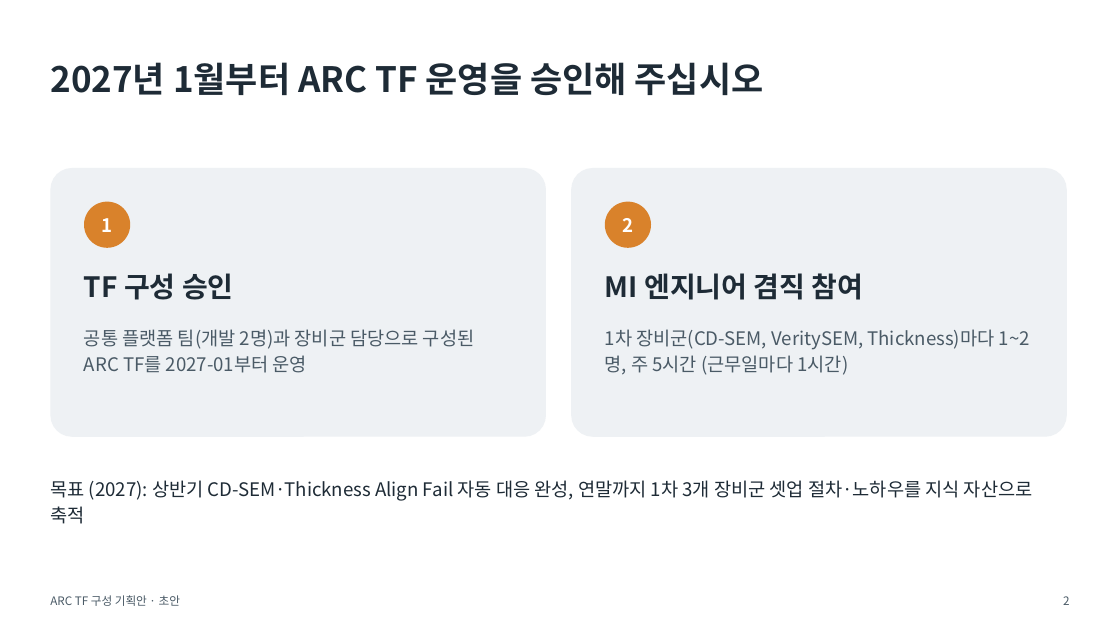
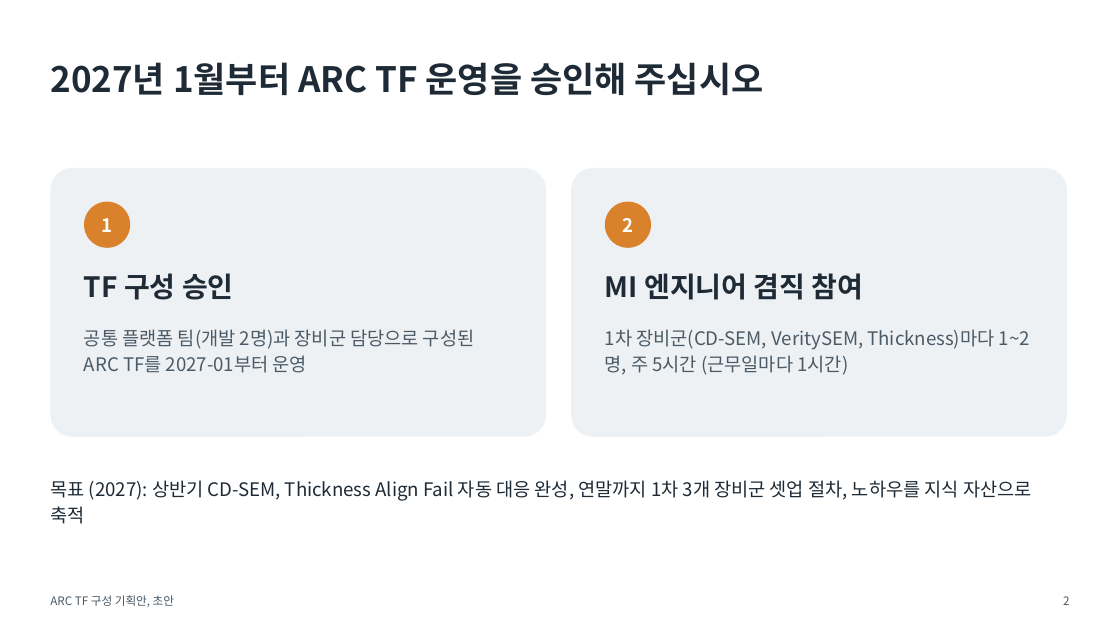
Before and after one commit to DarrenKoi/pm_notes, a slide deck: slide 2 of my-task/arc-tf/deliverables/arc-tf-proposal.pptx. Drawn at 1120x630 pixels with LibreOffice and Linux fonts; fonts in the diff are those of the drawing. Boxes give left, top, right and bottom in pixels: in the first picture for what was removed or moved away, otherwise in the second. Text is boxed around its words. In the diff, an @@ line names an element or a change of style, - is before the commit and + after.

```diff
--- a/my-task/arc-tf/deliverables/arc-tf-proposal.pptx
+++ b/my-task/arc-tf/deliverables/arc-tf-proposal.pptx
@@ text at <box>50,480,1032,524</box>: text changed @@
-목표 (2027): 상반기 CD-SEM·Thickness Align Fail 자동 대응 완성, 연말까지 1차 3개 장비군 셋업 절차·노하우를 지식 자산으로 축적
+목표 (2027): 상반기 CD-SEM, Thickness Align Fail 자동 대응 완성, 연말까지 1차 3개 장비군 셋업 절차, 노하우를 지식 자산으로 축적
@@ text at <box>50,595,174,607</box>: text changed @@
-ARC TF 구성 기획안 · 초안
+ARC TF 구성 기획안, 초안
```
Also in this commit, not shown: 9 other slides changed, 28 other files.
